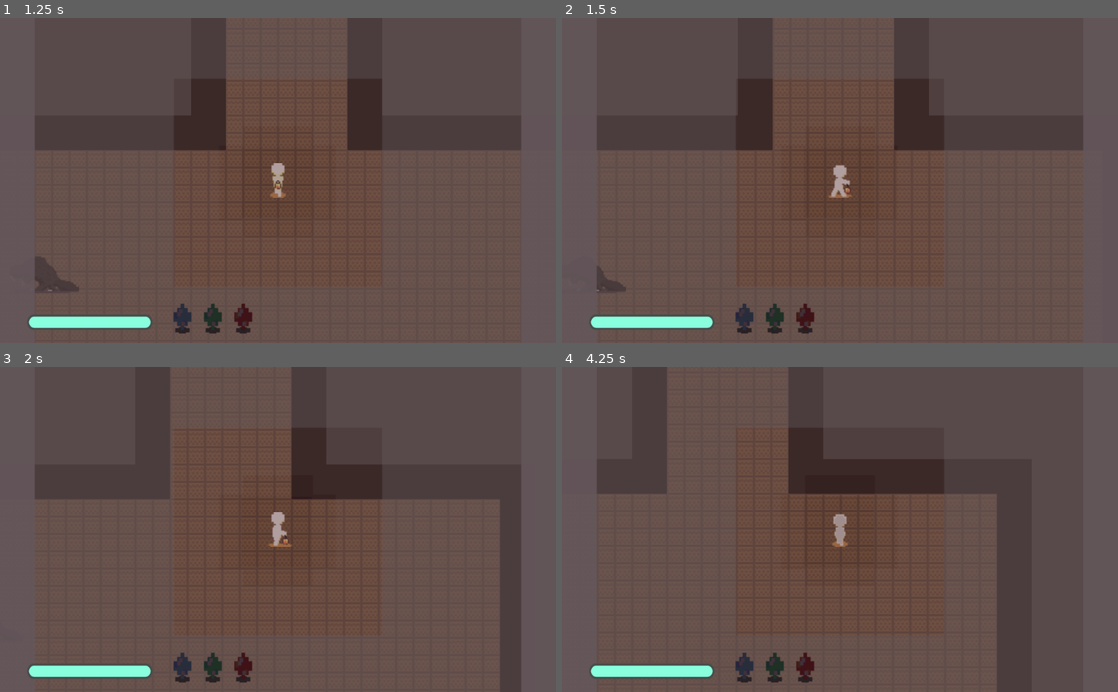
Above: before the commit, frames 1-4 (two rows, left to right).
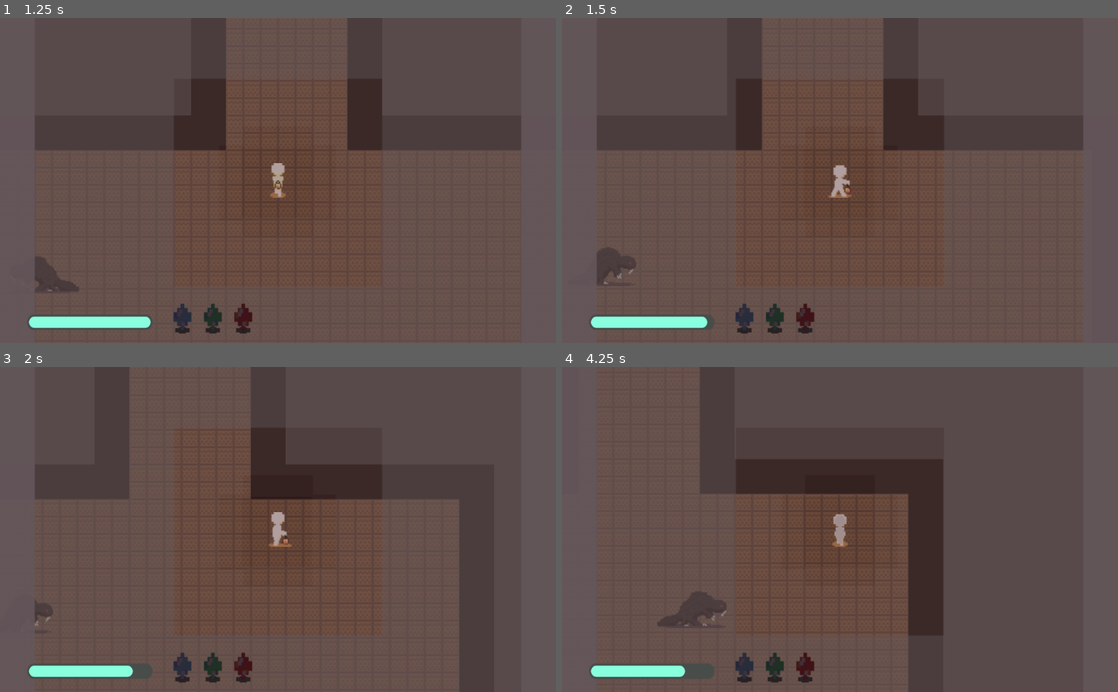
Above: after the commit, the same moments.

Repository: TheRealGecko/Roots
Game: Godot game, scene res://menu.tscn
The game is run twice, just before and just after one commit, with the same random seed, the same clock (stepped at 60 frames per second) and the same inputs. The project has no main scene, so this scene is started directly.
Inputs (mouse positions are in pixels of both pictures, inside the frame that each line leads up to):
- Up to frame 1 (1.25 s): click "Start" at 0.5 s
- Up to frame 2 (1.5 s): tap Enter (enter, bound only after the commit) at 1.25, 1.35 s; move the mouse to (962, 164) at 1.27 s; hold Right (right_arrow) from 1.28 s (still down); hold Shift (shift, bound only after the commit) from 1.28 s (still down)
- Up to frame 3 (2 s): keep holding Right (right_arrow); keep holding Shift (shift, bound only after the commit)
- Up to frame 4 (4.25 s): move the mouse to (728, 545) at 2.02 s; release Right (right_arrow) at 2.03 s; release Shift (shift, bound only after the commit) at 2.03 s; hold Down (down_arrow) 2.03-2.78 s; tap Shift (shift, bound only after the commit) at 2.1, 3.6 s; tap Enter (enter, bound only after the commit) at 2.3, 2.85, 3.8 s; move the mouse to (895, 458) at 2.77 s; hold Right (right_arrow) 2.78-3.53 s; hold Shift (shift, bound only after the commit) 2.78-3.53 s; move the mouse to (812, 594) at 3.52 s; hold Up (up_arrow) from 3.53 s (still down)

Frame 1 is identical in both runs. In frame 2, 1.8% of the frame differs, in the area x 6-60%, y 0-96%; in frame 3, 7.6%; in frame 4, 10%, in the area x 6-69%, y 0-100%.
Error before the commit: Invalid get index 'nav' (on base: 'Node2D'). (res://Beaver.gd:22)

Commit message:
mashed up hummus and gecko stuff

Diff:
--- a/Game.tscn
+++ b/Game.tscn
@@ -1,10 +1,21 @@
-[gd_scene load_steps=8 format=2]
+[gd_scene load_steps=11 format=2]
 
 [ext_resource path="res://Player.tscn" type="PackedScene" id=1]
 [ext_resource path="res://res/wood_tile.png" type="Texture" id=2]
 [ext_resource path="res://res/wall.png" type="Texture" id=3]
 [ext_resource path="res://Game.tres" type="TileSet" id=4]
 [ext_resource path="res://Beaver.tscn" type="PackedScene" id=5]
+[ext_resource path="res://Game.gd" type="Script" id=6]
+
+[sub_resource type="NavigationPolygon" id=3]
+vertices = PoolVector2Array( 0, 0, 32, 0, 32, 32, 0, 32 )
+polygons = [ PoolIntArray( 0, 1, 2, 3 ) ]
+outlines = [ PoolVector2Array( 0, 0, 32, 0, 32, 32, 0, 32 ) ]
+
+[sub_resource type="NavigationPolygon" id=4]
+vertices = PoolVector2Array( 32, 32, 0, 32, 0, 0, 32, 0 )
+polygons = [ PoolIntArray( 0, 1, 2, 3 ) ]
+outlines = [ PoolVector2Array( 32, 32, 0, 32, 0, 0, 32, 0 ) ]
 
 [sub_resource type="ConvexPolygonShape2D" id=2]
 points = PoolVector2Array( 32, 32, 0, 32, 0, 0, 32, 0 )
@@ -18,6 +29,7 @@
 1/tile_mode = 0
 1/occluder_offset = Vector2( 0, 0 )
 1/navigation_offset = Vector2( 0, 0 )
+1/navigation = SubResource( 3 )
 1/shape_offset = Vector2( 0, 0 )
 1/shape_transform = Transform2D( 1, 0, 0, 1, 0, 0 )
 1/shape_one_way = false
@@ -32,6 +44,7 @@
 2/tile_mode = 0
 2/occluder_offset = Vector2( 0, 0 )
 2/navigation_offset = Vector2( 0, 0 )
+2/navigation = SubResource( 4 )
 2/shape_offset = Vector2( 0, 0 )
 2/shape_transform = Transform2D( 1, 0, 0, 1, 0, 0 )
 2/shape_one_way = false
@@ -75,11 +88,15 @@
 4/z_index = 0
 
 [node name="Node2D" type="Node2D"]
+script = ExtResource( 6 )
 
-[node name="Background" type="TileMap" parent="."]
+[node name="Navigation2D" type="Navigation2D" parent="."]
+
+[node name="Background" type="TileMap" parent="Navigation2D"]
 position = Vector2( 0, -8 )
 tile_set = SubResource( 1 )
 cell_size = Vector2( 32, 32 )
+bake_navigation = true
 format = 1
 tile_data = PoolIntArray( -4587520, 1, 0, -4587519, 1, 0, -4587518, 1, 0, -4587517, 1, 0, -4587516, 1, 0, -4587515, 1,  …(64569 unchanged characters)…
 
@@ -98,3 +115,9 @@
 collision_use_kinematic = true
 format = 1
 tile_data = PoolIntArray( -4653058, 4, 0, -4653057, 4, 0, -4718592, 4, 0, -4718591, 4, 0, -4718590, 4, 0, -4718589, 4,  …(25122 unchanged characters)…
+
+[node name="Timer" type="Timer" parent="."]
+wait_time = 0.674
+autostart = true
+
+[connection signal="timeout" from="Timer" to="." method="_on_Timer_timeout"]
--- a/menu.tscn
+++ b/menu.tscn
@@ -79,7 +79,7 @@
 corner_radius_bottom_right = 20
 corner_radius_bottom_left = 20
 
-[node name="Node2D" type="Node2D"]
+[node name="Node2D2" type="Node2D"]
 script = ExtResource( 5 )
 mainGameScene = ExtResource( 4 )
 
--- a/project.godot
+++ b/project.godot
@@ -46,6 +46,16 @@
 "events": [ Object(InputEventKey,"resource_local_to_scene":false,"resource_name":"","device":0,"alt":false,"shift":false,"control":false,"meta":false,"command":false,"pressed":false,"scancode":16777233,"physical_scancode":0,"unicode":0,"echo":false,"script":null)
  ]
 }
+shift={
+"deadzone": 0.5,
+"events": [ Object(InputEventKey,"resource_local_to_scene":false,"resource_name":"","device":0,"alt":false,"shift":false,"control":false,"meta":false,"command":false,"pressed":false,"scancode":16777237,"physical_scancode":0,"unicode":0,"echo":false,"script":null)
+ ]
+}
+enter={
+"deadzone": 0.5,
+"events": [ Object(InputEventKey,"resource_local_to_scene":false,"resource_name":"","device":0,"alt":false,"shift":false,"control":false,"meta":false,"command":false,"pressed":false,"scancode":16777221,"physical_scancode":0,"unicode":0,"echo":false,"script":null)
+ ]
+}
 
 [mono]
 
Binary file added: res/roots.png
Not shown, added: res/roots.png.import
